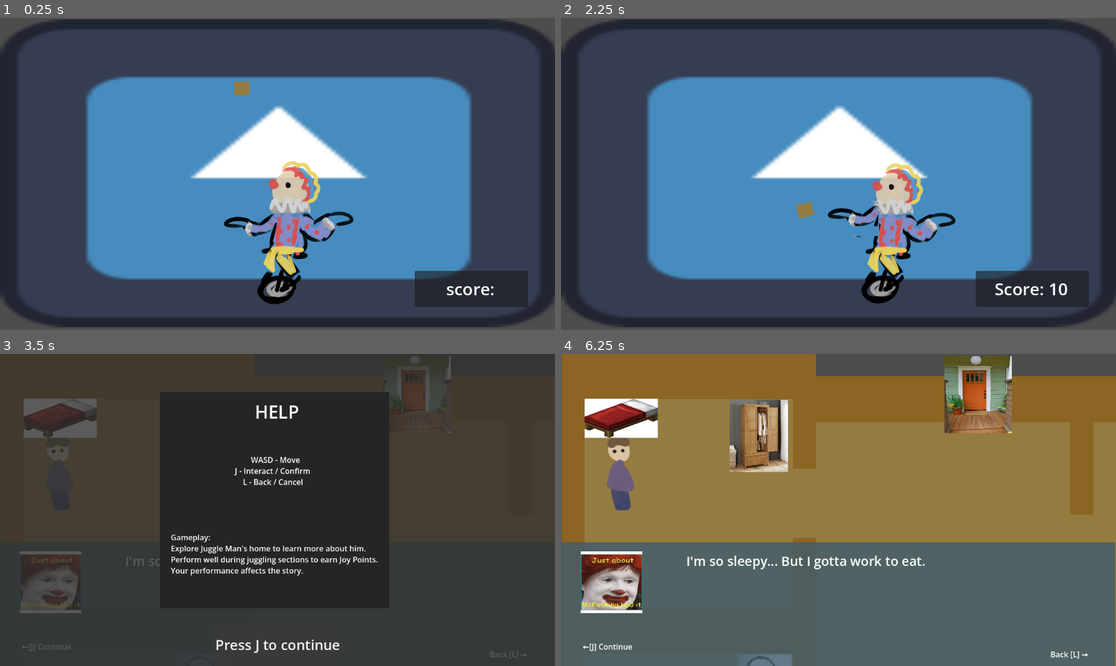
Above: before the commit, frames 1-4 (two rows, left to right).
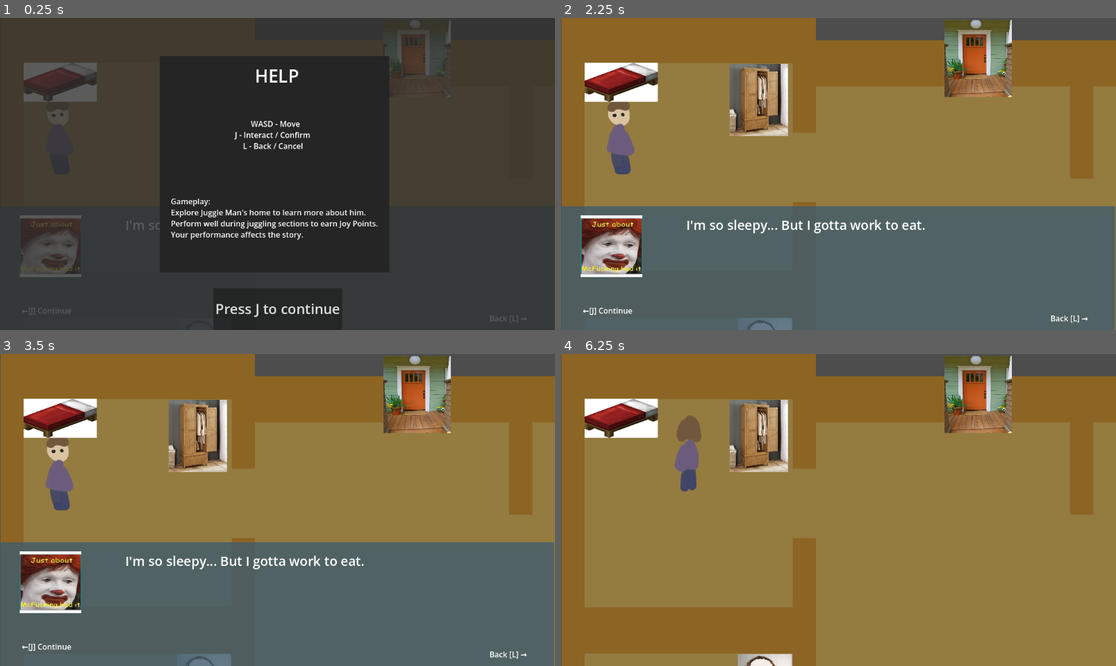
Above: after the commit, the same moments.

Repository: Isabelle1909/JuggleManMania
Game: Godot game, scene res://scenes/juggling_level/juggling_scene.tscn
Two runs of this game, one before a commit and one after it. Both use one fixed random seed, a clock stepped at 60 frames per second and the inputs below. This scene is started directly instead of the project's main scene. The engine's default icon, where the game draws it, is replaced by a stand-in: a white triangle on a blue panel in a dark square.
Inputs (mouse positions are in pixels of both pictures, inside the frame that each line leads up to):
- Up to frame 1 (0.25 s): no input
- Up to frame 2 (2.25 s): click (838, 308) at 0.5 s, where only the run after the commit has a clickable "Press J to continue"; click (838, 308) at 1.25 s, where only the run after the commit has a clickable "Press J to continue"; tap Enter at 2 s; hold D (move_right) from 2.03 s (still down); tap J (interact) at 2.1 s
- Up to frame 3 (3.5 s): release D (move_right) at 2.78 s; hold L (back) from 2.78 s (still down); tap T (test input 1) at 2.85 s
- Up to frame 4 (6.25 s): release L (back) at 3.5 s; click (838, 644) at 3.5 s, where only the run before the commit has a clickable "Press J to continue"; click (838, 644) at 4.25 s, where only the run before the commit has a clickable "Press J to continue"; tap Space at 5 s; hold D (move_right) 5.03-5.78 s; tap J (interact) at 5.1 s; hold Up (ui_up) from 5.78 s (still down); tap T (test input 1) at 5.85 s

The runs differ from the first frame. In frame 1, 81% of the frame differs, in the area x 0-100%, y 0-100%; in frame 2, 97%; in frame 3, 96%; in frame 4, 41%.

Commit message:
adding gravity

Diff:
--- /dev/null
+++ b/juggle-man-mania-project/scenes/juggling_level/juggling_items/manual_physics_ball.gd
@@ -0,0 +1,10 @@
+extends CharacterBody2D
+
+var gravity = Vector2(0,-9.0)
+var mass = 1
+
+func add_gravity():
+	position += gravity * mass
+
+func _physics_process(delta: float) -> void:
+	add_gravity()
--- /dev/null
+++ b/juggle-man-mania-project/scenes/juggling_level/juggling_items/manual_physics_ball.tscn
@@ -0,0 +1,19 @@
+[gd_scene format=3 uid="uid://byuw47dct35aj"]
+
+[ext_resource type="Texture2D" uid="uid://ca1mnxii2w5cm" path="res://assets/placeholder_assets/tilesets/FloorTest.png" id="1_bkchw"]
+[ext_resource type="Script" uid="uid://cr7fvmbm12rae" path="res://scenes/juggling_level/juggling_items/manual_physics_ball.gd" id="1_odxty"]
+
+[sub_resource type="RectangleShape2D" id="RectangleShape2D_bkchw"]
+size = Vector2(33, 34)
+
+[node name="manual_physics_ball" type="CharacterBody2D" unique_id=728813730]
+script = ExtResource("1_odxty")
+
+[node name="Sprite2D" type="Sprite2D" parent="." unique_id=171633382]
+position = Vector2(0.5000011, 8.940697e-07)
+scale = Vector2(0.07728337, 0.07852194)
+texture = ExtResource("1_bkchw")
+
+[node name="CollisionShape2D" type="CollisionShape2D" parent="." unique_id=1389078110]
+position = Vector2(0.5, 0)
+shape = SubResource("RectangleShape2D_bkchw")
--- a/juggle-man-mania-project/scenes/juggling_level/juggling_scene.tscn
+++ b/juggle-man-mania-project/scenes/juggling_level/juggling_scene.tscn
@@ -3,7 +3,8 @@
 [ext_resource type="Script" uid="uid://dju7bj665jynp" path="res://scripts/juggling_level/juggling_scene.gd" id="1_ho08g"]
 [ext_resource type="Texture2D" uid="uid://d3i4sqhx8wrdo" path="res://icon.svg" id="2_miqb6"]
 [ext_resource type="PackedScene" uid="uid://d0twvx4mn4o62" path="res://scenes/juggling_level/juggling_player.tscn" id="3_sywdt"]
-[ext_resource type="PackedScene" uid="uid://5l23rwaq0rqb" path="res://scenes/juggling_level/juggling_ball.tscn" id="4_dmc83"]
+[ext_resource type="PackedScene" uid="uid://5l23rwaq0rqb" path="res://scenes/juggling_level/juggling_items/juggling_ball.tscn" id="4_dmc83"]
+[ext_resource type="PackedScene" uid="uid://byuw47dct35aj" path="res://scenes/juggling_level/juggling_items/manual_physics_ball.tscn" id="5_miqb6"]
 
 [sub_resource type="WorldBoundaryShape2D" id="WorldBoundaryShape2D_a6ydb"]
 normal = Vector2(0.99997133, 0.0075755403)
@@ -45,7 +46,7 @@
 [node name="dampener" type="Area2D" parent="Boundaries" unique_id=1006477699]
 
 [node name="CollisionShape2D" type="CollisionShape2D" parent="Boundaries/dampener" unique_id=921140774]
-position = Vector2(595.5, 26.5)
+position = Vector2(546, 850)
 shape = SubResource("RectangleShape2D_gq0ih")
 
 [node name="out_bound_detector" type="Area2D" parent="Boundaries" unique_id=1767283251]
@@ -72,8 +73,11 @@
 
 [node name="juggling_items" type="Node2D" parent="." unique_id=1382858004]
 
-[node name="juggling_ball" parent="juggling_items" unique_id=249419388 groups=["ball", "juggling_item"] instance=ExtResource("4_dmc83")]
-position = Vector2(503, 118)
+[node name="manual_physics_ball" parent="juggling_items" unique_id=728813730 instance=ExtResource("5_miqb6")]
+position = Vector2(519, 131)
+
+[node name="juggling_ball" parent="juggling_items" unique_id=249419388 instance=ExtResource("4_dmc83")]
+position = Vector2(-588, 158)
 
 [connection signal="body_entered" from="Boundaries/dampener" to="." method="_on_dampener_body_entered"]
 [connection signal="body_exited" from="Boundaries/dampener" to="." method="_on_dampener_body_exited"]
--- a/juggle-man-mania-project/scenes/test_scenes/test_juggling.tscn
+++ b/juggle-man-mania-project/scenes/test_scenes/test_juggling.tscn
@@ -1,6 +1,6 @@
 [gd_scene format=3 uid="uid://qpjdx14qr7yq"]
 
-[ext_resource type="PackedScene" uid="uid://5l23rwaq0rqb" path="res://scenes/juggling_level/juggling_ball.tscn" id="1_0mxyy"]
+[ext_resource type="PackedScene" uid="uid://5l23rwaq0rqb" path="res://scenes/juggling_level/juggling_items/juggling_ball.tscn" id="1_0mxyy"]
 [ext_resource type="Script" uid="uid://7in51kdngce3" path="res://scripts/test_scripts/test_juggle_area.gd" id="1_g14vl"]
 
 [sub_resource type="RectangleShape2D" id="RectangleShape2D_g14vl"]
Renamed: juggle-man-mania-project/scenes/juggling_level/juggling_ball.tscn -> juggle-man-mania-project/scenes/juggling_level/juggling_items/juggling_ball.tscn
Not shown, added: juggle-man-mania-project/scenes/juggling_level/juggling_items/manual_physics_ball.gd.uid
